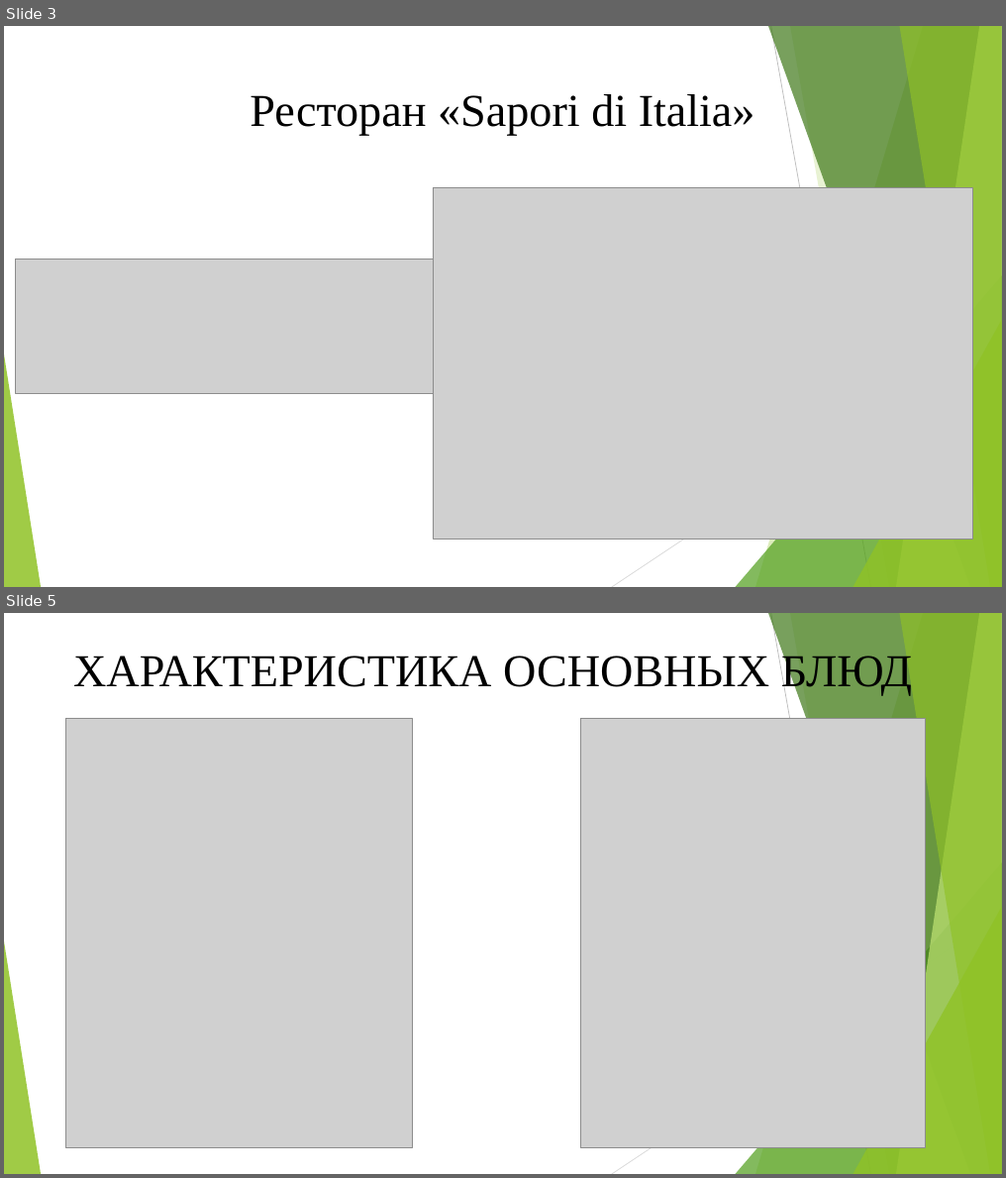
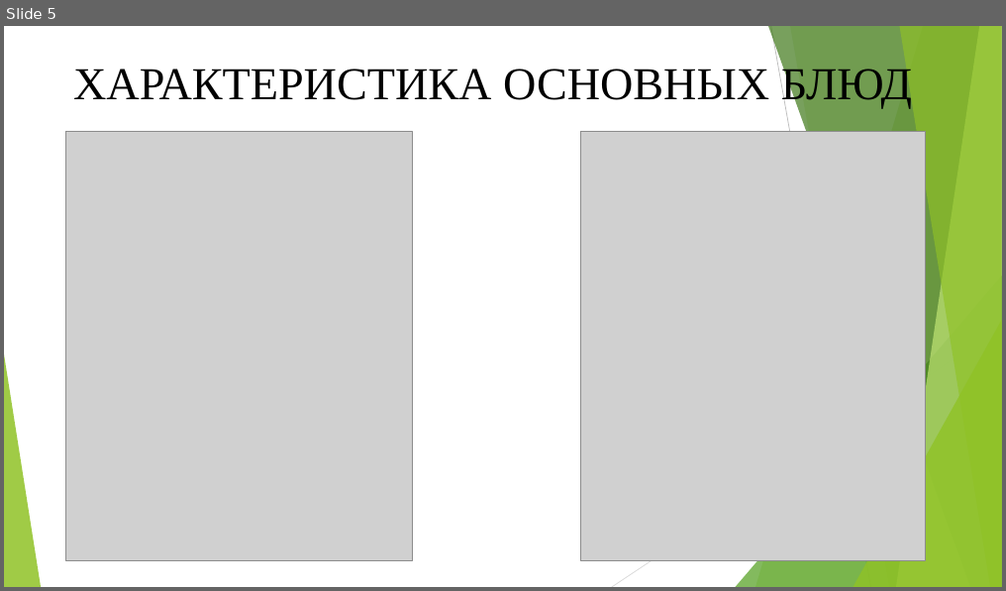
Before and after one commit to David2261/Scheme_Automation, a slide deck: 2023/Диплом/Алина/Презентация.pptx. Shown one above the other, each under a label of ours: slides 3 and 5 before the commit, slide 5 after it; the slides between them are not shown. The pictures are 1006x1178 and 1006x591 pixels, drawn with LibreOffice and Linux fonts; fonts in the diff are those of the drawing; grey boxes stand for pictures. Boxes give left, top, right and bottom in pixels: in the first picture for what was removed or moved away, otherwise in the second. Text is boxed around its words. In the diff, an @@ line names an element or a change of style, - is before the commit and + after.

```diff
--- a/2023/Диплом/Алина/Презентация.pptx
+++ b/2023/Диплом/Алина/Презентация.pptx
@@ slide 3 removed at [4,26,1002,587], background #FFFFFF; not listed: 10 template elements that a slide beside it also shows @@
@@ title removed at [250,94,755,135] @@
-Ресторан «Sapori di Italia»
@@ picture removed at [433,188,973,540] @@
@@ picture removed at [15,260,433,393] @@
```
Also in this commit, not shown: 3 slides changed, 1 slide added, 1 other file.
